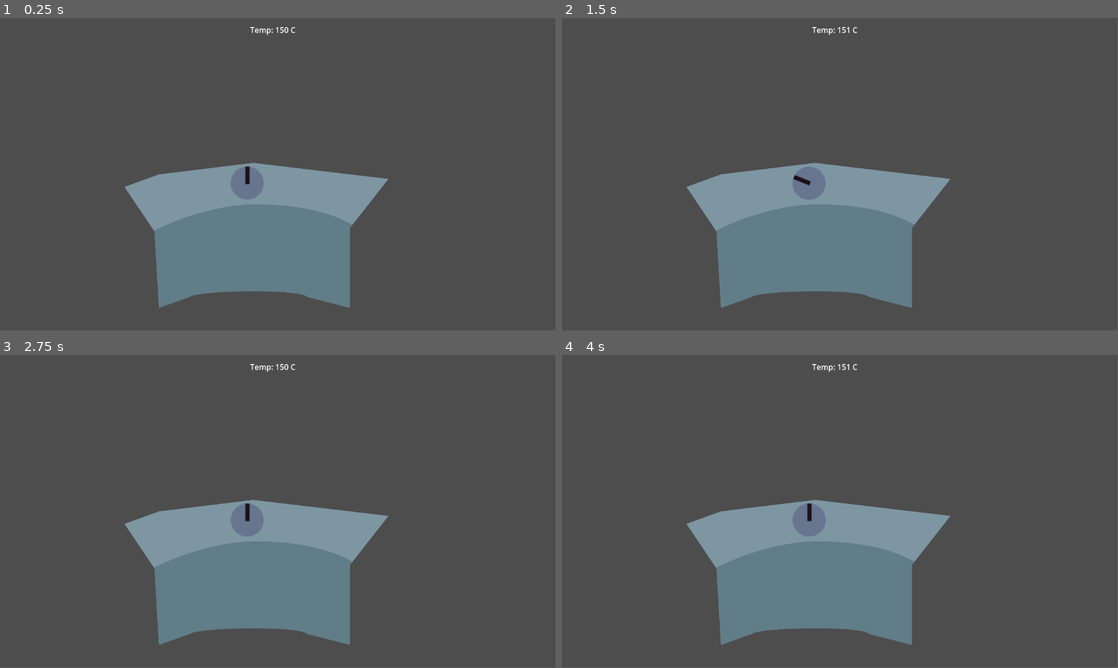
Above: before the commit, frames 1-4 (two rows, left to right).
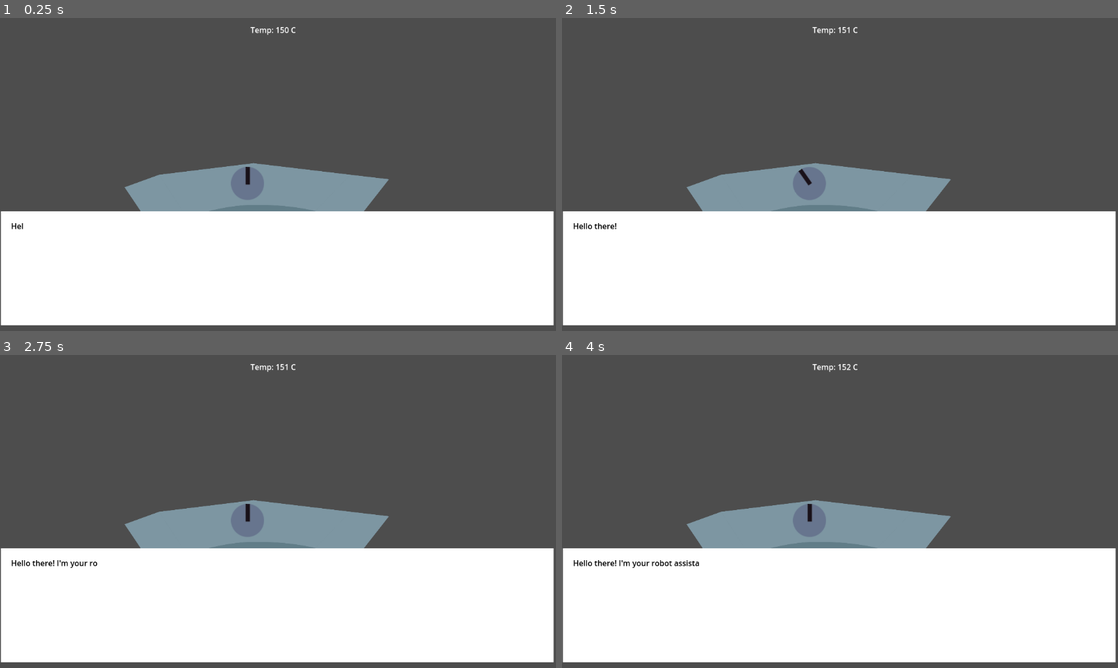
Above: after the commit, the same moments.

Repository: LuckyDog-Studios/ReactorControl
Game: Godot game, scene res://scenes/game.tscn
Same seed, same stepped clock (60 frames per second), same inputs: the game is played once before the commit and once after it.
Inputs (mouse positions are in pixels of both pictures, inside the frame that each line leads up to):
- Up to frame 1 (0.25 s): no input
- Up to frame 2 (1.5 s): tap Enter at 0.5 s; move the mouse to (806, 183) at 0.52 s; tap Space at 1.25 s; move the mouse to (728, 190) at 1.27 s
- Up to frame 3 (2.75 s): move the mouse to (333, 442) at 2.02 s
- Up to frame 4 (4 s): tap Enter at 2.75 s; move the mouse to (812, 574) at 2.77 s; tap Space at 3.5 s; move the mouse to (1006, 558) at 3.52 s
The window is 799x449 before the commit and 800x450 after it. Grey fills any space a smaller window leaves; there, only what the larger window draws over its background counts as a difference.

The runs differ from the first frame. In frame 1, 36% of the frame differs, in the area x 0-100%, y 2-99%; in frame 2, 36%; in frame 3, 36%; in frame 4, 36%.

Commit message:
add dialogue

Diff:
--- a/project.godot
+++ b/project.godot
@@ -15,6 +15,11 @@
 config/features=PackedStringArray("4.3", "Forward Plus")
 config/icon="res://icon.svg"
 
+[display]
+
+window/stretch/mode="viewport"
+window/stretch/aspect="expand"
+
 [input]
 
 INTERACT={
--- a/scenes/dial.tscn
+++ b/scenes/dial.tscn
@@ -3,7 +3,7 @@
 [ext_resource type="Texture2D" uid="uid://dxiupq0u4we7p" path="res://assets/sprites/Dial temp.png" id="1_nqp4q"]
 [ext_resource type="Script" path="res://scripts/State Machine.gd" id="3_qe3na"]
 [ext_resource type="Script" path="res://scripts/DialStandby.gd" id="4_a2s7b"]
-[ext_resource type="Script" path="res://scenes/DialTurning.gd" id="5_ctse4"]
+[ext_resource type="Script" path="res://scripts/DialTurning.gd" id="5_ctse4"]
 
 [sub_resource type="GDScript" id="GDScript_wrp2p"]
 script/source = "extends Node2D
--- /dev/null
+++ b/scenes/dialogue.tscn
@@ -0,0 +1,28 @@
+[gd_scene load_steps=3 format=3 uid="uid://be7yh8pbi0c6v"]
+
+[ext_resource type="Script" path="res://scripts/dialogue.gd" id="1_jkfw5"]
+
+[sub_resource type="QuadMesh" id="QuadMesh_35uq3"]
+
+[node name="Dialogue" type="Control"]
+layout_mode = 3
+anchors_preset = 15
+anchor_right = 1.0
+anchor_bottom = 1.0
+offset_top = 415.0
+grow_horizontal = 2
+grow_vertical = 2
+script = ExtResource("1_jkfw5")
+
+[node name="MeshInstance2D" type="MeshInstance2D" parent="."]
+position = Vector2(571.75, 117.25)
+scale = Vector2(1144.5, 235.5)
+mesh = SubResource("QuadMesh_35uq3")
+
+[node name="RichTextLabel" type="RichTextLabel" parent="."]
+modulate = Color(0, 0, 0, 1)
+self_modulate = Color(0, 0, 1, 1)
+offset_left = 20.0
+offset_top = 18.0
+offset_right = 1139.0
+offset_bottom = 204.0
--- a/scenes/game.tscn
+++ b/scenes/game.tscn
@@ -1,7 +1,8 @@
-[gd_scene load_steps=4 format=3 uid="uid://c33o2lwv0nhgd"]
+[gd_scene load_steps=5 format=3 uid="uid://c33o2lwv0nhgd"]
 
 [ext_resource type="Texture2D" uid="uid://dhtbu4dl6vim8" path="res://assets/sprites/panel temp.png" id="1_kmb1n"]
 [ext_resource type="PackedScene" uid="uid://blxoaaoq5ojah" path="res://scenes/dial.tscn" id="2_0eu7q"]
+[ext_resource type="PackedScene" uid="uid://be7yh8pbi0c6v" path="res://scenes/dialogue.tscn" id="3_33gnw"]
 [ext_resource type="PackedScene" uid="uid://cgk103hsb1ves" path="res://scenes/temperature_system.tscn" id="3_lucyu"]
 
 [node name="Game" type="Node2D"]
@@ -14,6 +15,12 @@
 [node name="Dial" parent="." instance=ExtResource("2_0eu7q")]
 position = Vector2(513, 343)
 
+[node name="Dialogue" parent="." instance=ExtResource("3_33gnw")]
+offset_left = 3.0
+offset_top = 401.0
+offset_right = 3.0
+offset_bottom = 401.0
+
 [node name="Temperature System" parent="." instance=ExtResource("3_lucyu")]
 offset_left = 566.0
 offset_top = 13.0
--- /dev/null
+++ b/scripts/dialogue.gd
@@ -0,0 +1,21 @@
+
+extends Control
+
+@onready var text: RichTextLabel = $RichTextLabel
+
+
+
+func type_text(line: String) -> void:
+	for c in line:
+		text.add_text(c)
+		await get_tree().create_timer(0.1).timeout
+
+# Called when the node enters the scene tree for the first time.
+func _ready() -> void:
+	type_text("Hello there! I'm your robot assistant.");
+	pass # Replace with function body.
+
+
+# Called every frame. 'delta' is the elapsed time since the previous frame.
+func _process(delta: float) -> void:
+	pass
Renamed: scenes/DialTurning.gd -> scripts/DialTurning.gd
